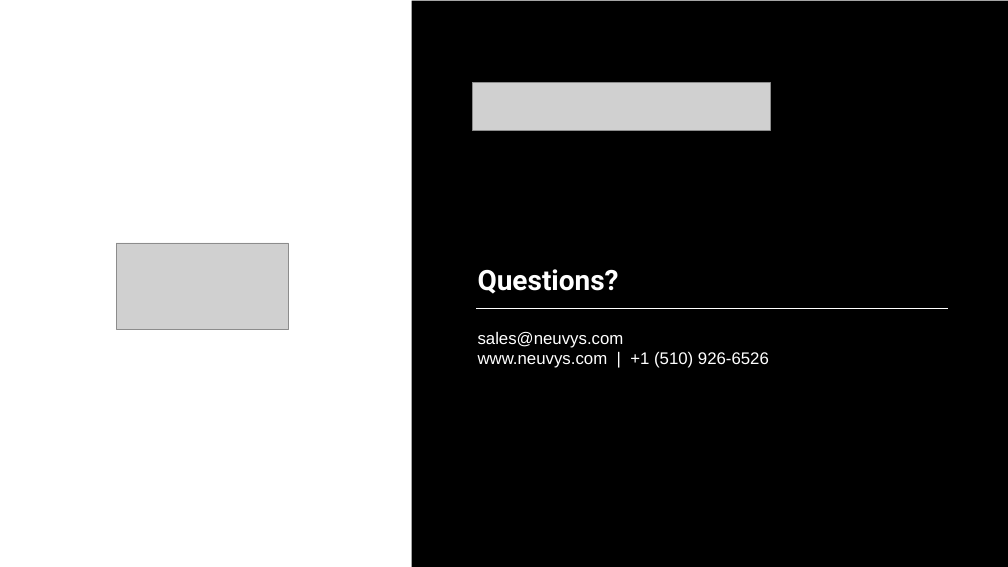
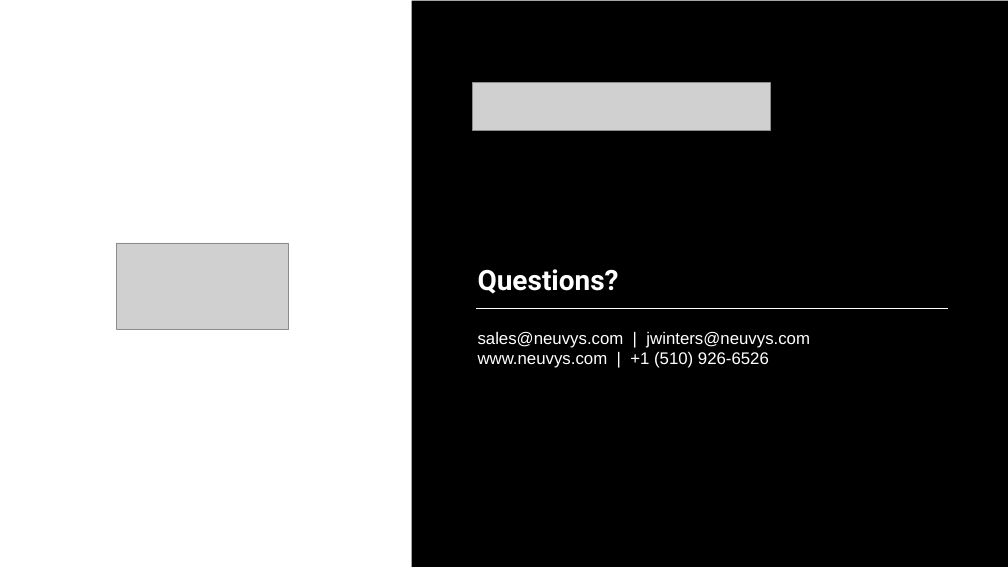
Before and after one commit to KillgoreAlpha/sc26-netbox-demo, a slide deck: slide 24 of slides/NetBox Demo (Neuvys template).pptx. Drawn at 1008x567 pixels with LibreOffice and Linux fonts; fonts in the diff are those of the drawing; grey boxes stand for pictures. Boxes give left, top, right and bottom in pixels: in the first picture for what was removed or moved away, otherwise in the second. Text is boxed around its words. In the diff, an @@ line names an element or a change of style, - is before the commit and + after.

```diff
--- a/slides/NetBox Demo (Neuvys template).pptx
+++ b/slides/NetBox Demo (Neuvys template).pptx
@@ text at box(478, 332, 810, 348): text changed @@
-sales@neuvys.com
+sales@neuvys.com | jwinters@neuvys.com
```
Also in this commit, not shown: 1 other slide changed.
